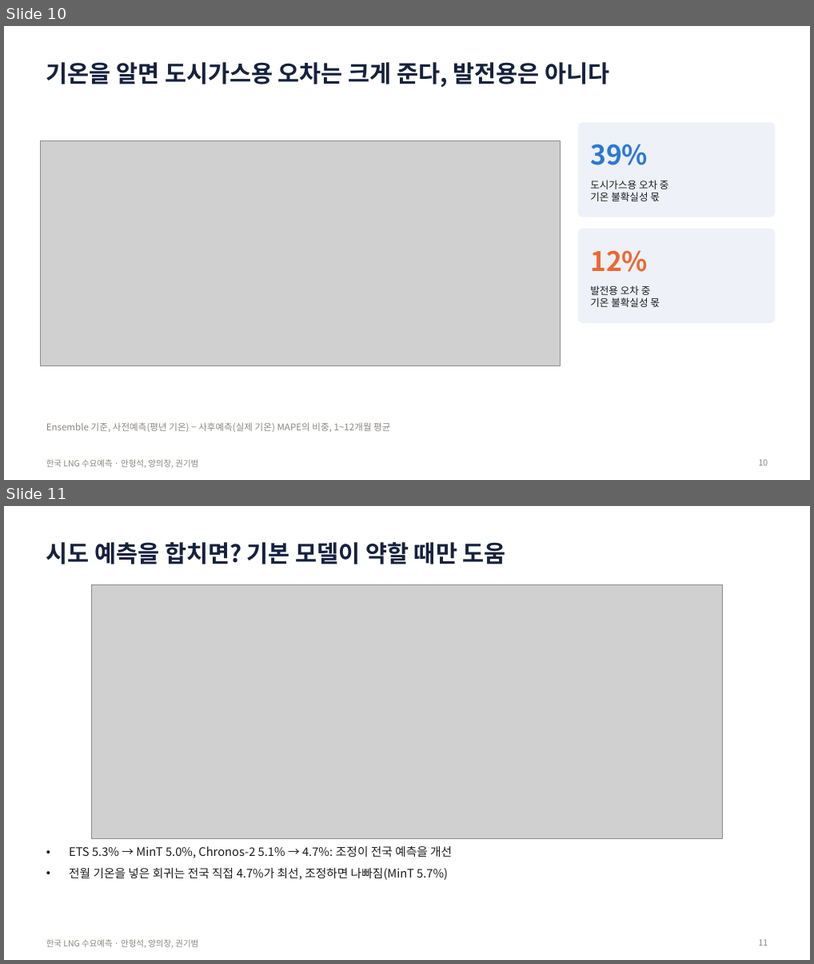
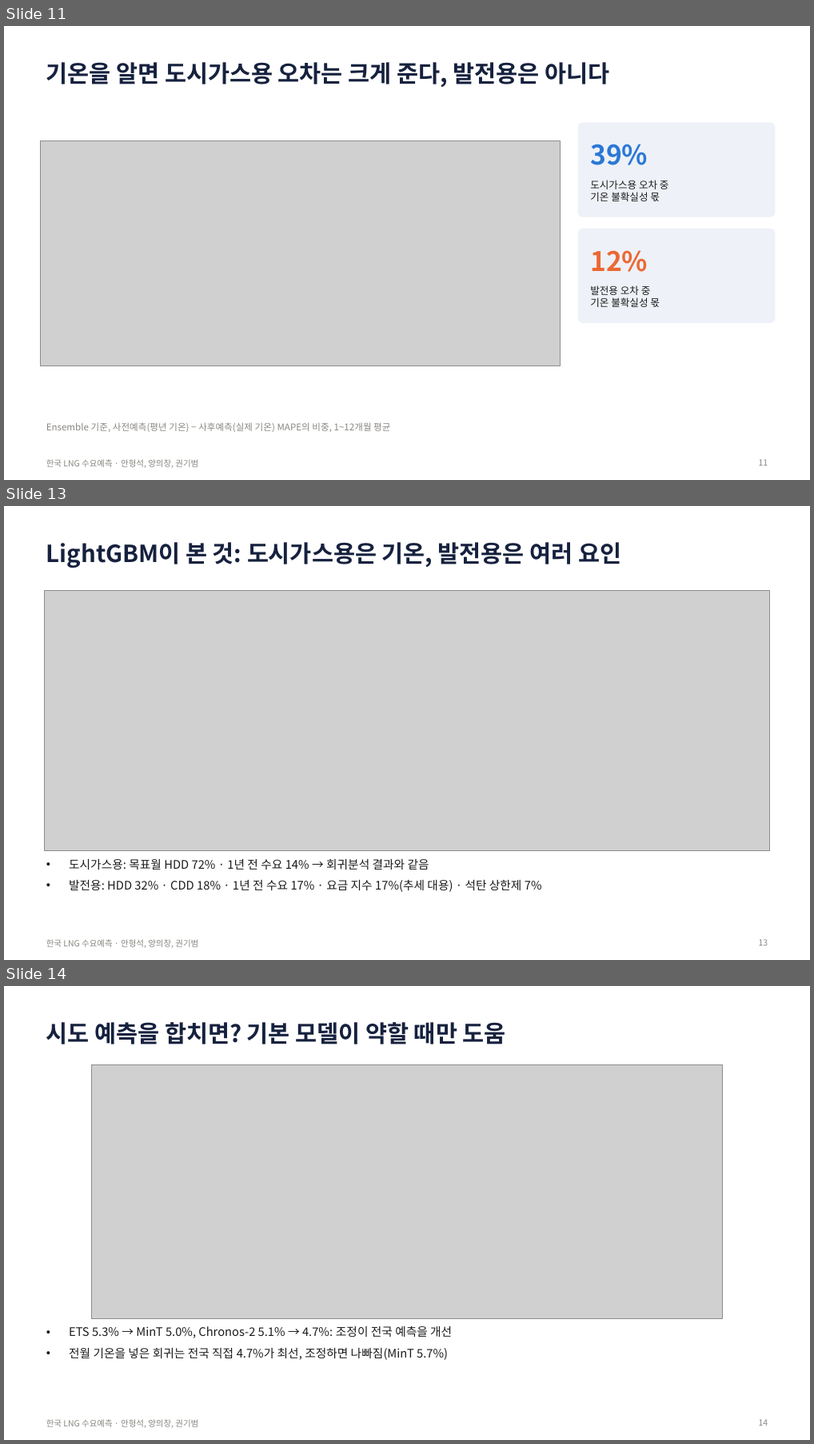
Before and after one commit to seoki0804/LNG_D_F, a slide deck: korea/report/한국_LNG_수요예측_발표.pptx. Shown one above the other, each under a label of ours: slides 10 and 11 before the commit, slides 11, 13 and 14 after it; the slides between them are not shown. The pictures are 814x964 and 814x1444 pixels, drawn with LibreOffice and Linux fonts; fonts in the diff are those of the drawing; grey boxes stand for pictures. Boxes give left, top, right and bottom in pixels: in the first picture for what was removed or moved away, otherwise in the second. Text is boxed around its words. In the diff, an @@ line names an element or a change of style, - is before the commit and + after.

```diff
--- a/korea/report/한국_LNG_수요예측_발표.pptx
+++ b/korea/report/한국_LNG_수요예측_발표.pptx
@@ slide 13 added at (4, 506, 810, 960), background #FFFFFF; not listed: 1 template element that a slide beside it also shows @@
@@ title added at (46, 542, 622, 568), 28 pt, text #16213E, bold @@
+LightGBM이 본 것: 도시가스용은 기온, 발전용은 여러 요인
@@ picture added at (44, 591, 770, 851) @@
@@ text added at (69, 859, 542, 892), 14 pt, text #1B1B1B @@
+• 도시가스용: 목표월 HDD 72% · 1년 전 수요 14% → 회귀분석 결과와 같음
+• 발전용: HDD 32% · CDD 18% · 1년 전 수요 17% · 요금 지수 17%(추세 대용) · 석탄 상한제 7%
@@ page number added at (759, 939, 769, 945), 10 pt, text #898781 @@
+13
@@ what was slide 10 is now slide 11 @@
@@ page number at (759, 459, 769, 465): text changed @@
-10
+11
@@ what was slide 11 is now slide 14 @@
@@ page number at (759, 1419, 769, 1425): text changed @@
-11
+14
```
Also in this commit, not shown: 1 slide changed, 2 other slides added, 40 other files.
